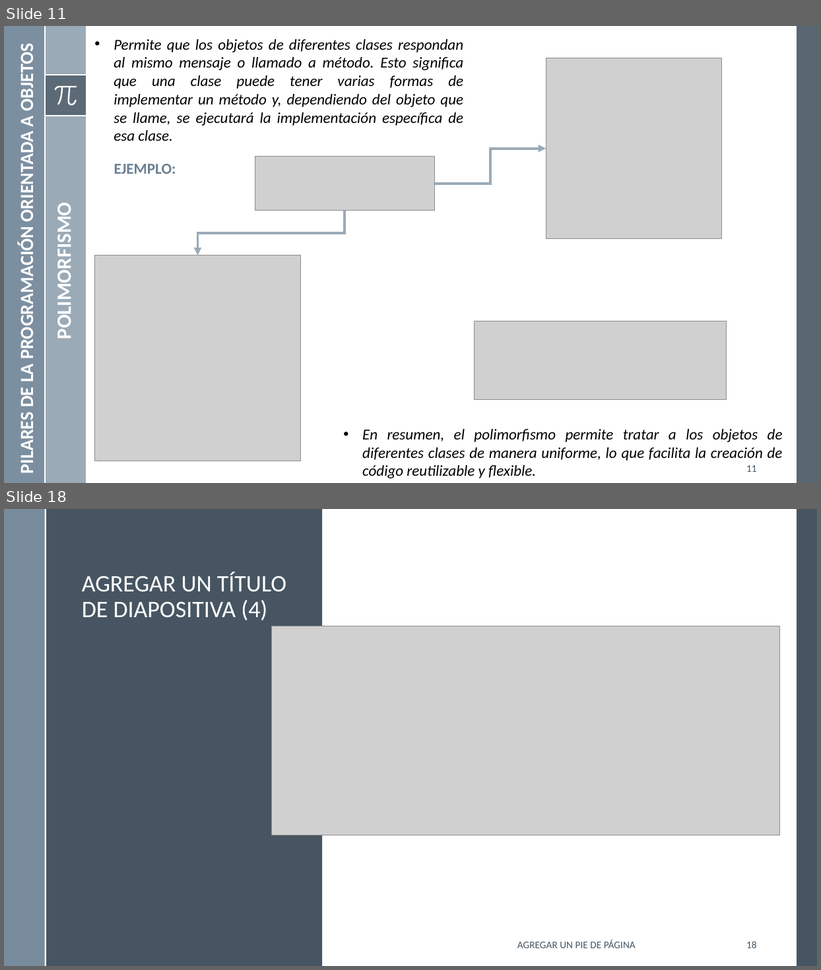
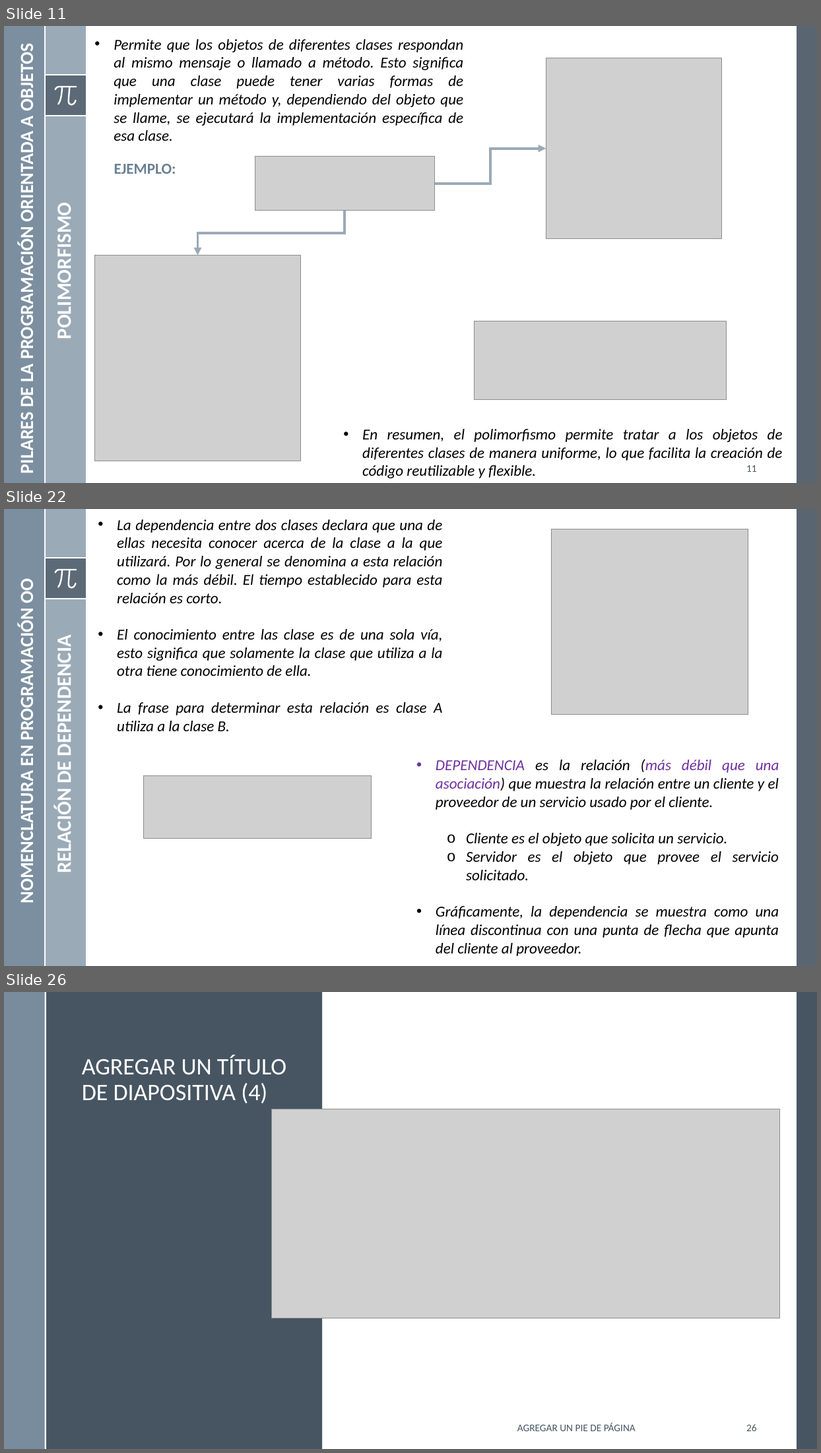
Before and after one commit to mgutierreza/Know, a slide deck: Programacion/POO/POO.pptx. Shown one above the other, each under a label of ours: slides 11 and 18 before the commit, slides 11, 22 and 26 after it; the slides between them are not shown. The pictures are 821x970 and 821x1453 pixels, drawn with LibreOffice and Linux fonts; fonts in the diff are those of the drawing; grey boxes stand for pictures. Boxes give left, top, right and bottom in pixels: in the first picture for what was removed or moved away, otherwise in the second. Text is boxed around its words. In the diff, an @@ line names an element or a change of style, - is before the commit and + after.

```diff
--- a/Programacion/POO/POO.pptx
+++ b/Programacion/POO/POO.pptx
@@ slide 22 added at box(4, 509, 817, 966), background #FFFFFF; not listed: 8 template elements that a slide beside it also shows @@
@@ text added at box(117, 520, 443, 731), 18 pt, text #000000, italic @@
+• La dependencia entre dos clases declara que una de ellas necesita conocer acerca de la clase a la que utilizará. Por lo general se denomina a esta relación como la más débil. El tiempo establecido para esta relación es corto.
+• El conocimiento entre las clase es de una sola vía, esto significa que solamente la clase que utiliza a la otra tiene conocimiento de ella.
+• La frase para determinar esta relación es clase A utiliza a la clase B.
@@ picture added at box(551, 529, 748, 714) @@
@@ text added at box(15, 580, 38, 900), 22 pt, text #FFFFFF, bold @@
+NOMENCLATURA EN PROGRAMACIÓN OO
@@ text added at box(52, 648, 77, 871), 24 pt, text #FFFFFF, bold @@
+RELACIÓN DE DEPENDENCIA
@@ text added at box(436, 759, 780, 956), 18 pt, text #000000, italic @@
+• DEPENDENCIA es la relación (más débil que una asociación) que muestra la relación entre un cliente y el proveedor de un servicio usado por el cliente.
+  o Cliente es el objeto que solicita un servicio.
+  o Servidor es el objeto que provee el servicio solicitado.
+• Gráficamente, la dependencia se muestra como una línea discontinua con una punta de flecha que apunta del cliente al proveedor.
@@ picture added at box(144, 776, 371, 838) @@
@@ what was slide 18 is now slide 26 @@
@@ page number at box(746, 1424, 757, 1432): text changed @@
-18
+26
```
Also in this commit, not shown: 1 slide changed, 13 other slides added, 11 slides removed, 2 other files.
